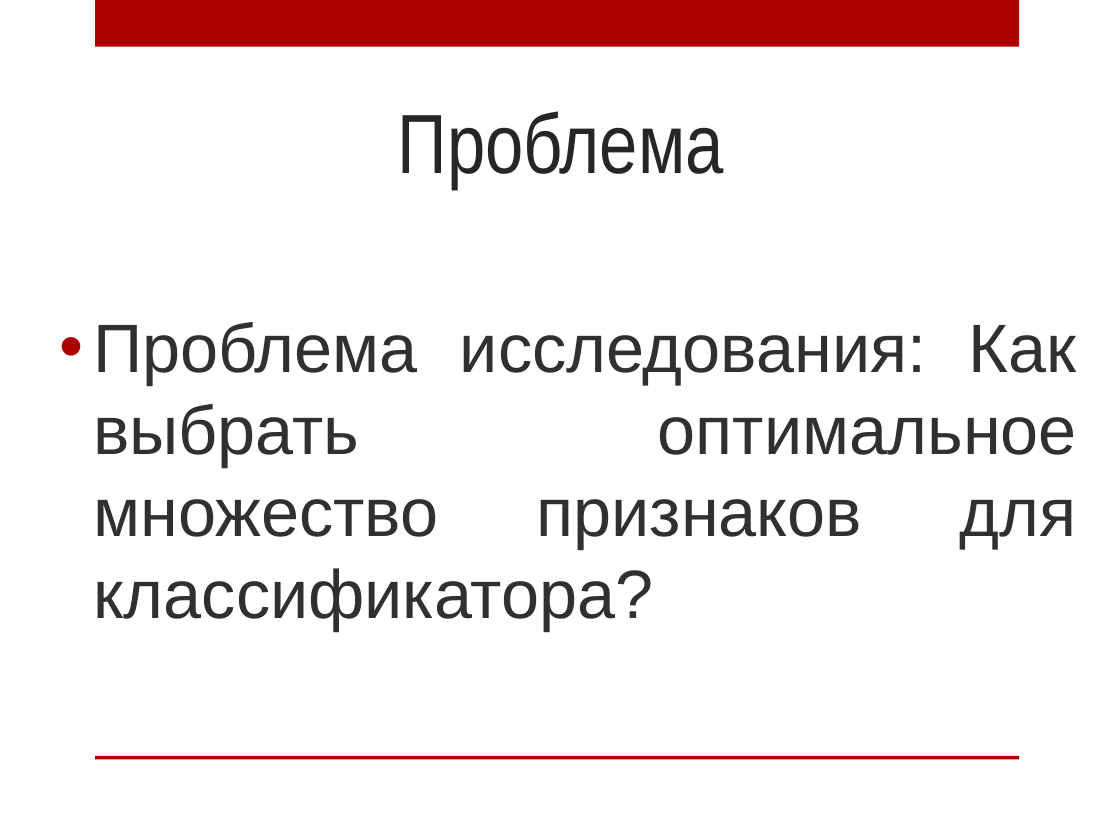
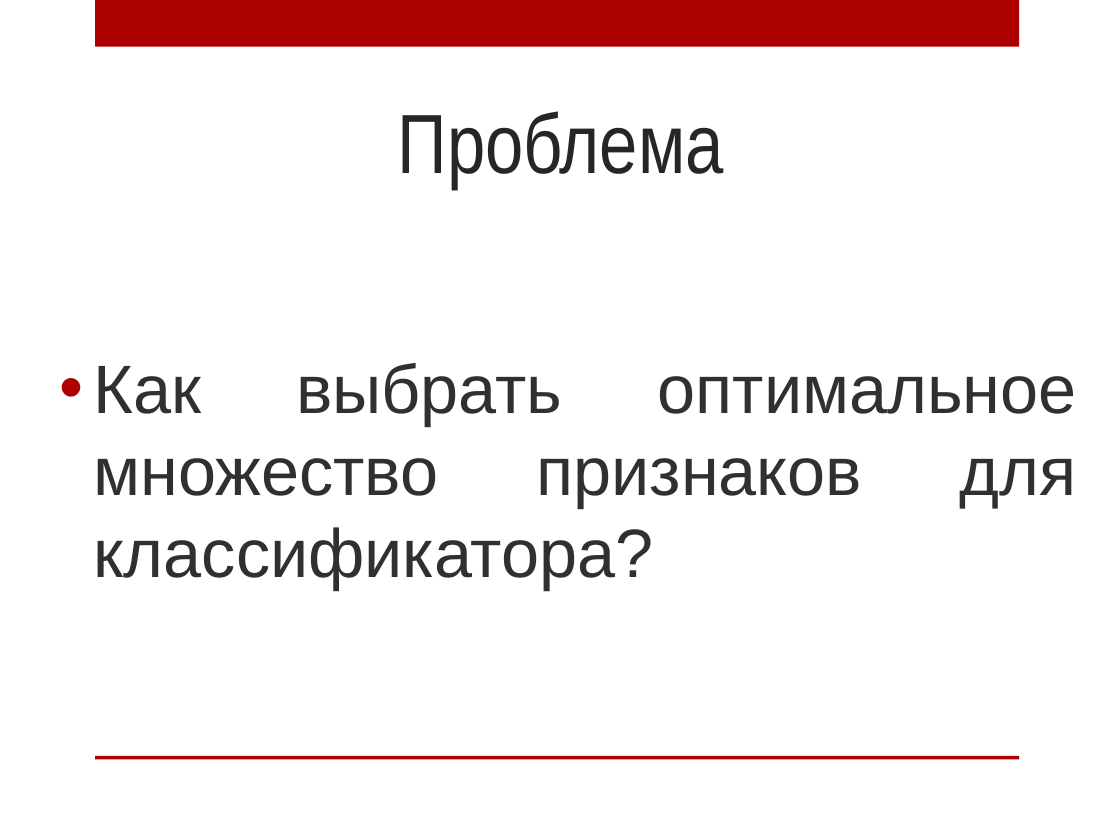
Before and after one commit to AnnaIbakaeva/Genetic, a slide deck: slide 4 of Диплом/Магистратура.pptx. Drawn at 1120x840 pixels with LibreOffice and Linux fonts; fonts in the diff are those of the drawing; background and template pictures are left out. Boxes give left, top, right and bottom in pixels: in the first picture for what was removed or moved away, otherwise in the second. Text is boxed around its words. In the diff, an @@ line names an element or a change of style, - is before the commit and + after.

```diff
--- a/Диплом/Магистратура.pptx
+++ b/Диплом/Магистратура.pptx
@@ text at bbox=[93, 363, 1077, 590]: text changed @@
-• Проблема исследования: Как выбрать оптимальное множество признаков для классификатора?
+• Как выбрать оптимальное множество признаков для классификатора?
```
Also in this commit, not shown: 3 other slides changed, 4 other files.
